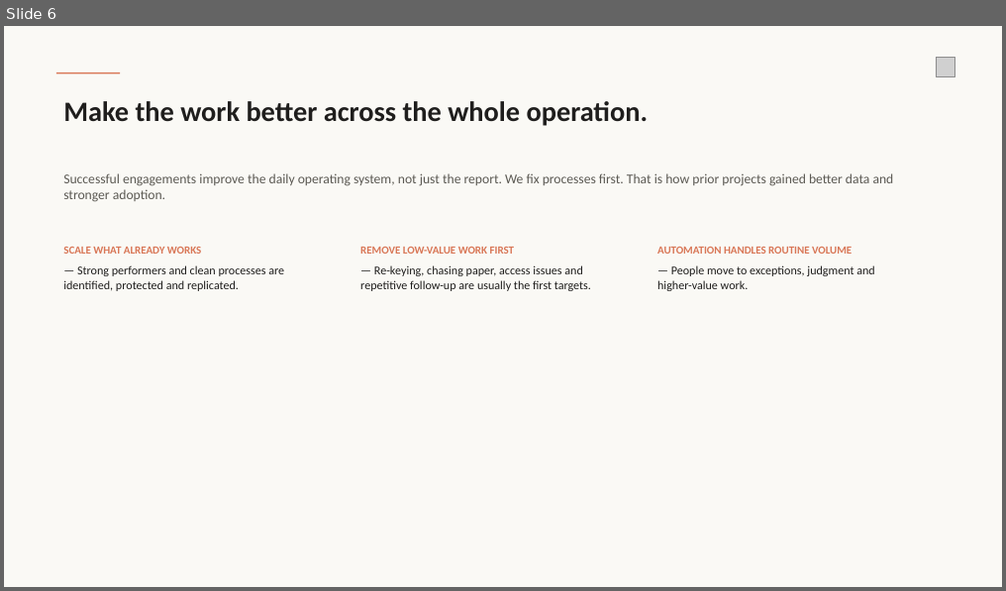
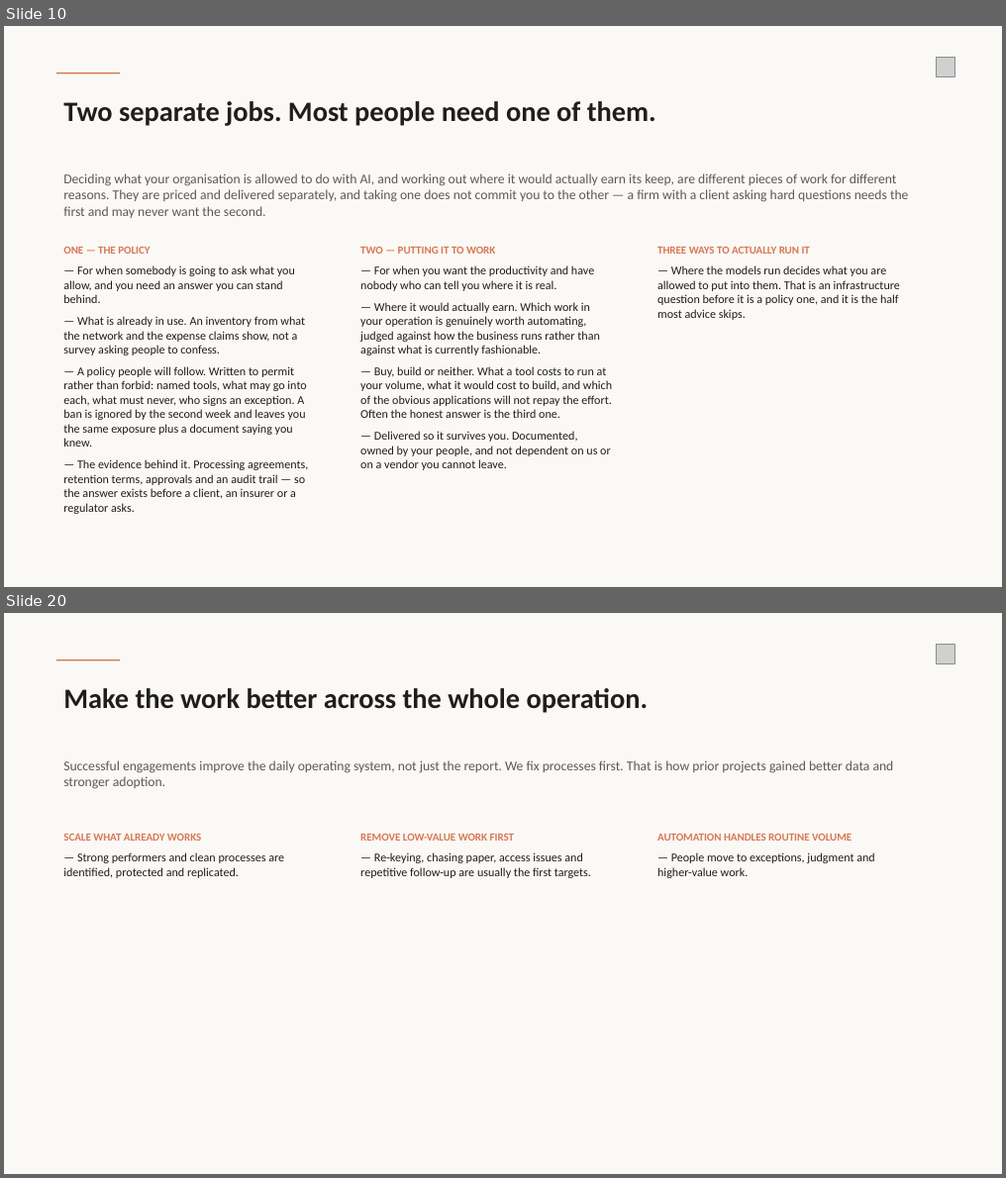
Before and after one commit to wirewalktech/AI-Extension, a slide deck: operating-review.pptx. Shown one above the other, each under a label of ours: slide 6 before the commit, slides 10 and 20 after it; the slides between them are not shown. The pictures are 1006x591 and 1006x1178 pixels, drawn with LibreOffice and Linux fonts; fonts in the diff are those of the drawing; grey boxes stand for pictures. Boxes give left, top, right and bottom in pixels: in the first picture for what was removed or moved away, otherwise in the second. Text is boxed around its words. In the diff, an @@ line names an element or a change of style, - is before the commit and + after.

```diff
--- a/operating-review.pptx
+++ b/operating-review.pptx
@@ slide 10 added at bbox=[4, 26, 1002, 587], background #FAF9F5 @@
@@ rectangle added at bbox=[56, 73, 120, 74], fill #D97757 @@
@@ picture added at bbox=[936, 58, 955, 76] @@
@@ text added at bbox=[63, 101, 656, 126], 27 pt, text #1F1E1D, bold @@
+Two separate jobs. Most people need one of them.
@@ text added at bbox=[63, 174, 908, 218], 13 pt, text #5C5A54 @@
+Deciding what your organisation is allowed to do with AI, and working out where it would actually earn its keep, are different pieces of work for different reasons. They are priced and delivered separately, and taking one does not commit you to the other — a firm with a client asking hard questions needs the first and may never want the second.
@@ text added at bbox=[63, 247, 308, 514], 11.5 pt, text #1F1E1D @@
+ONE — THE POLICY
+— For when somebody is going to ask what you allow, and you need an answer you can stand behind.
+— What is already in use. An inventory from what the network and the expense claims show, not a survey asking people to confess.
+— A policy people will follow. Written to permit rather than forbid: named tools, what may go into each, what must never, who signs an exception. A ban is ignored by the second week and leaves you the same exposure plus a document saying you knew.
+— The evidence behind it. Processing agreements, retention terms, approvals and an audit trail — so the answer exists before a client, an insurer or a regulator asks.
@@ text added at bbox=[360, 247, 612, 471], 11.5 pt, text #1F1E1D @@
+TWO — PUTTING IT TO WORK
+— For when you want the productivity and have nobody who can tell you where it is real.
+— Where it would actually earn. Which work in your operation is genuinely worth automating, judged against how the business runs rather than against what is currently fashionable.
+— Buy, build or neither. What a tool costs to run at your volume, what it would cost to build, and which of the obvious applications will not repay the effort. Often the honest answer is the third one.
+— Delivered so it survives you. Documented, owned by your people, and not dependent on us or on a vendor you cannot leave.
@@ text added at bbox=[657, 247, 900, 320], 11.5 pt, text #1F1E1D @@
+THREE WAYS TO ACTUALLY RUN IT
+— Where the models run decides what you are allowed to put into them. That is an infrastructure question before it is a policy one, and it is the half most advice skips.
@@ what was slide 6 is now slide 20 @@
```
Also in this commit, not shown: 9 slides changed, 13 other slides added, 2 other files.
